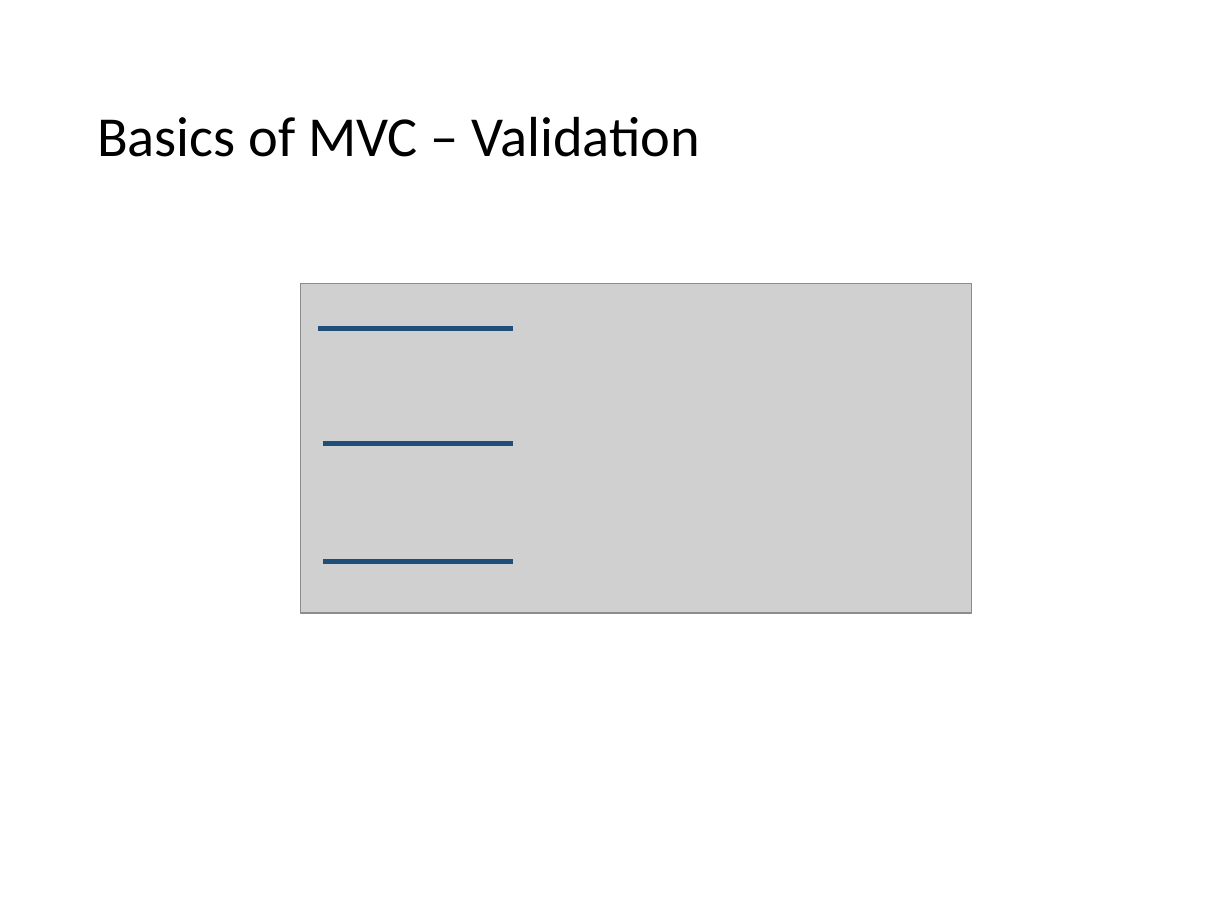
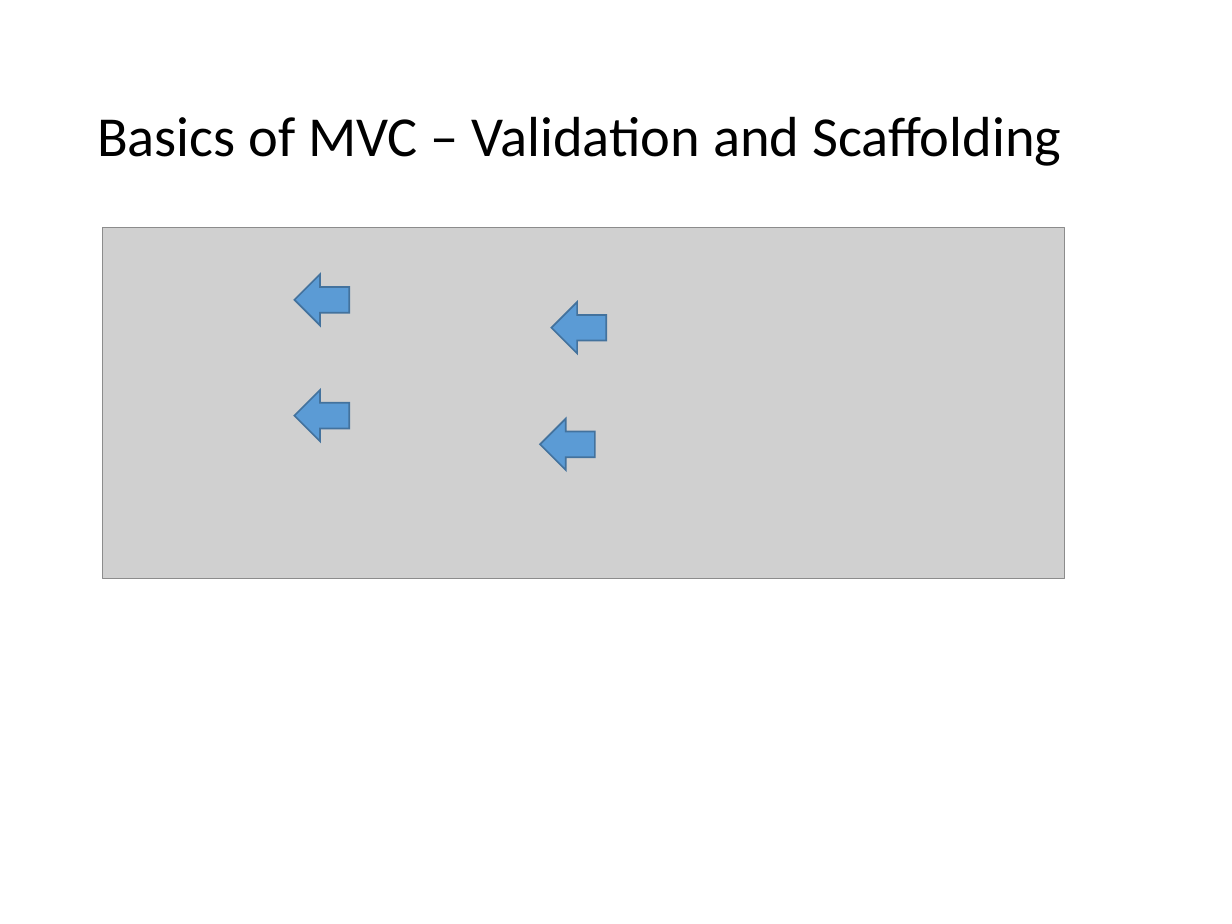
Before and after one commit to VolareSoftware/Presentations, a slide deck: slide 18 of Intro to MVC and Web API - Denver Dev Days/Introduction to MVC and Web API.pptx (slide 19 before the commit). Drawn at 1232x924 pixels with LibreOffice and Linux fonts; fonts in the diff are those of the drawing; grey boxes stand for pictures. Boxes give left, top, right and bottom in pixels: in the first picture for what was removed or moved away, otherwise in the second. Text is boxed around its words. In the diff, an @@ line names an element or a change of style, - is before the commit and + after.

```diff
--- a/Intro to MVC and Web API - Denver Dev Days/Introduction to MVC and Web API.pptx
+++ b/Intro to MVC and Web API - Denver Dev Days/Introduction to MVC and Web API.pptx
@@ title at <box>97,116,1061,166</box>: text changed @@
-Basics of MVC – Validation
+Basics of MVC – Validation and Scaffolding
@@ picture: place and size @@
-picture at <box>301,283,972,614</box>
+picture at <box>102,228,1064,579</box>
@@ right arrow added at <box>294,275,349,326</box>, fill #5B9BD5, outline #43739E 1 pt @@
@@ line removed from (318, 329) to (514, 329) @@
@@ right arrow added at <box>552,302,606,354</box>, fill #5B9BD5, outline #43739E 1 pt @@
@@ right arrow added at <box>294,391,349,442</box>, fill #5B9BD5, outline #43739E 1 pt @@
@@ right arrow added at <box>540,419,594,471</box>, fill #5B9BD5, outline #43739E 1 pt @@
@@ line removed from (323, 444) to (514, 444) @@
@@ line removed from (323, 562) to (514, 562) @@
```
Also in this commit, not shown: 17 other slides changed, 1 slide added, 1 slide removed.
